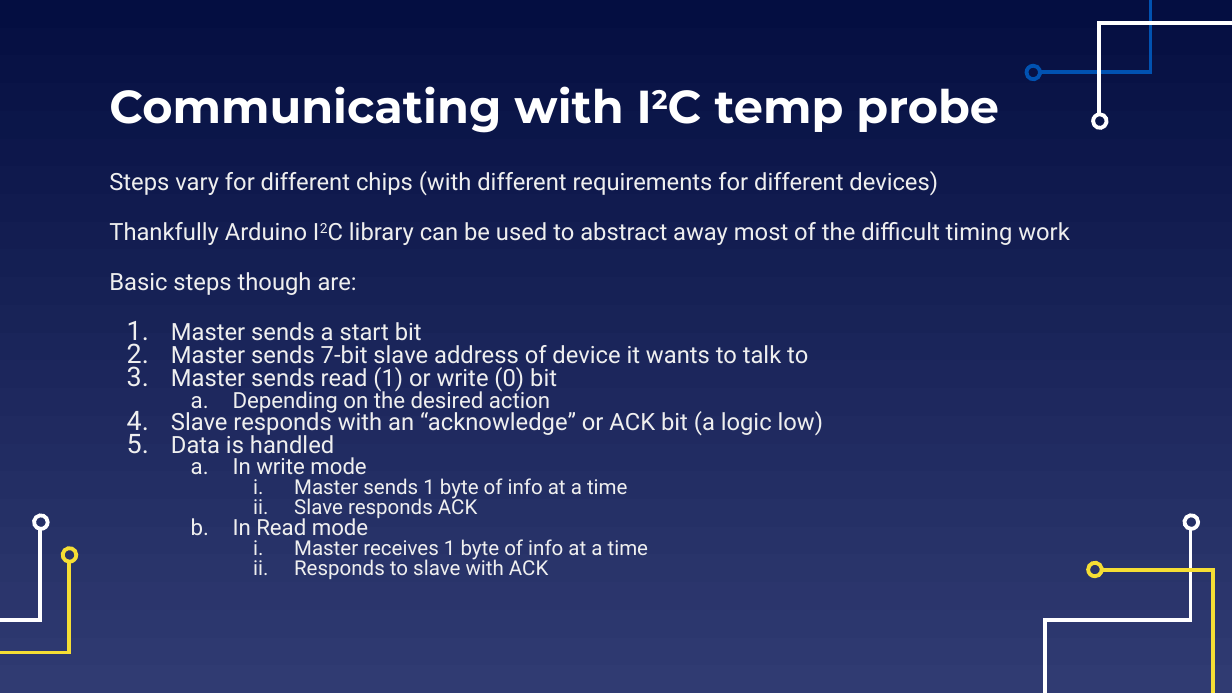
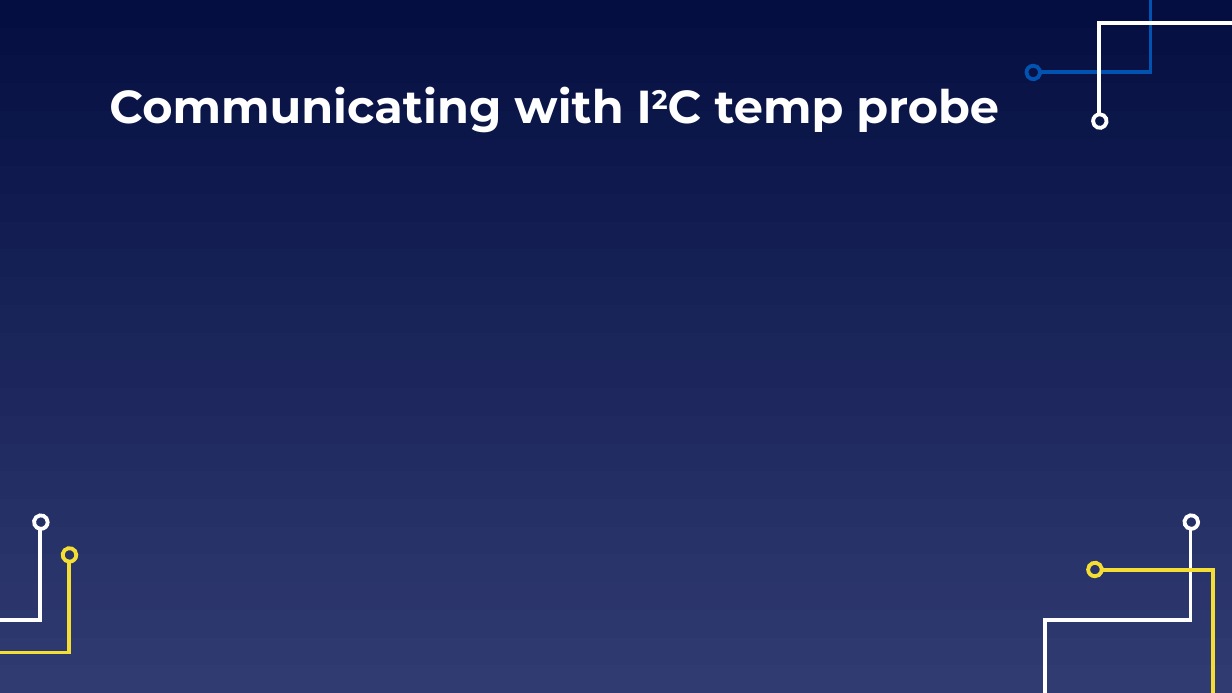
Before and after one commit to EELabMan/Arduino-6-I2C-bus, a slide deck: slide 11 of Arduino Workshop 6 I2C Bus.pptx. Drawn at 1232x693 pixels with LibreOffice and Linux fonts; fonts in the diff are those of the drawing. Boxes give left, top, right and bottom in pixels: in the first picture for what was removed or moved away, otherwise in the second. Text is boxed around its words. In the diff, an @@ line names an element or a change of style, - is before the commit and + after.

```diff
--- a/Arduino Workshop 6 I2C Bus.pptx
+++ b/Arduino Workshop 6 I2C Bus.pptx
@@ text removed at box(109, 171, 1070, 579) @@
-Steps vary for different chips (with different requirements for different devices)
-Thankfully Arduino I2C library can be used to abstract away most of the difficult timing work
-Basic steps though are:
-1. Master sends a start bit
-2. Master sends 7-bit slave address of device it wants to talk to
-3. Master sends read (1) or write (0) bit
-  a. Depending on the desired action
-4. Slave responds with an “acknowledge” or ACK bit (a logic low)
-5. Data is handled
-  a. In write mode
-    i. Master sends 1 byte of info at a time
-    ii. Slave responds ACK
-  b. In Read mode
-    i. Master receives 1 byte of info at a time
-    ii. Responds to slave with ACK
```
Also in this commit, not shown: 6 other slides changed, 3 slides added, 2 slides removed, 2 other files.
